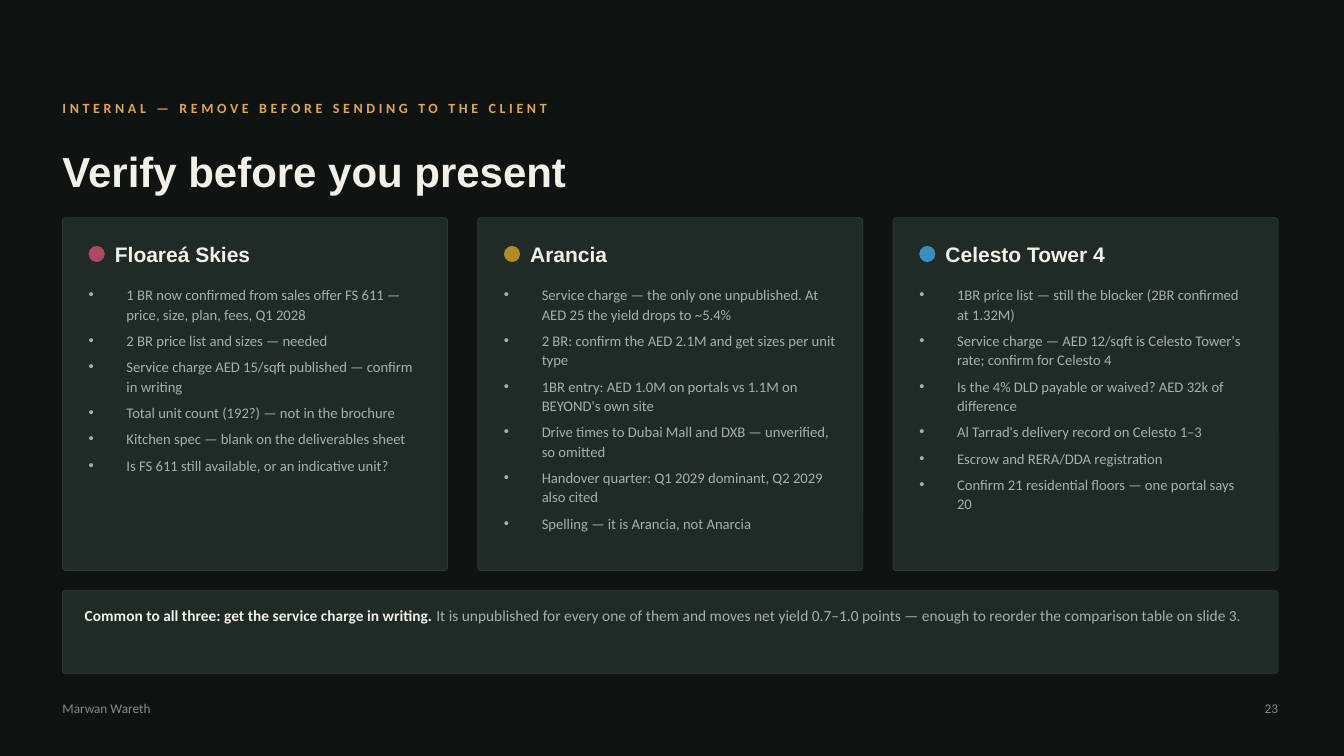
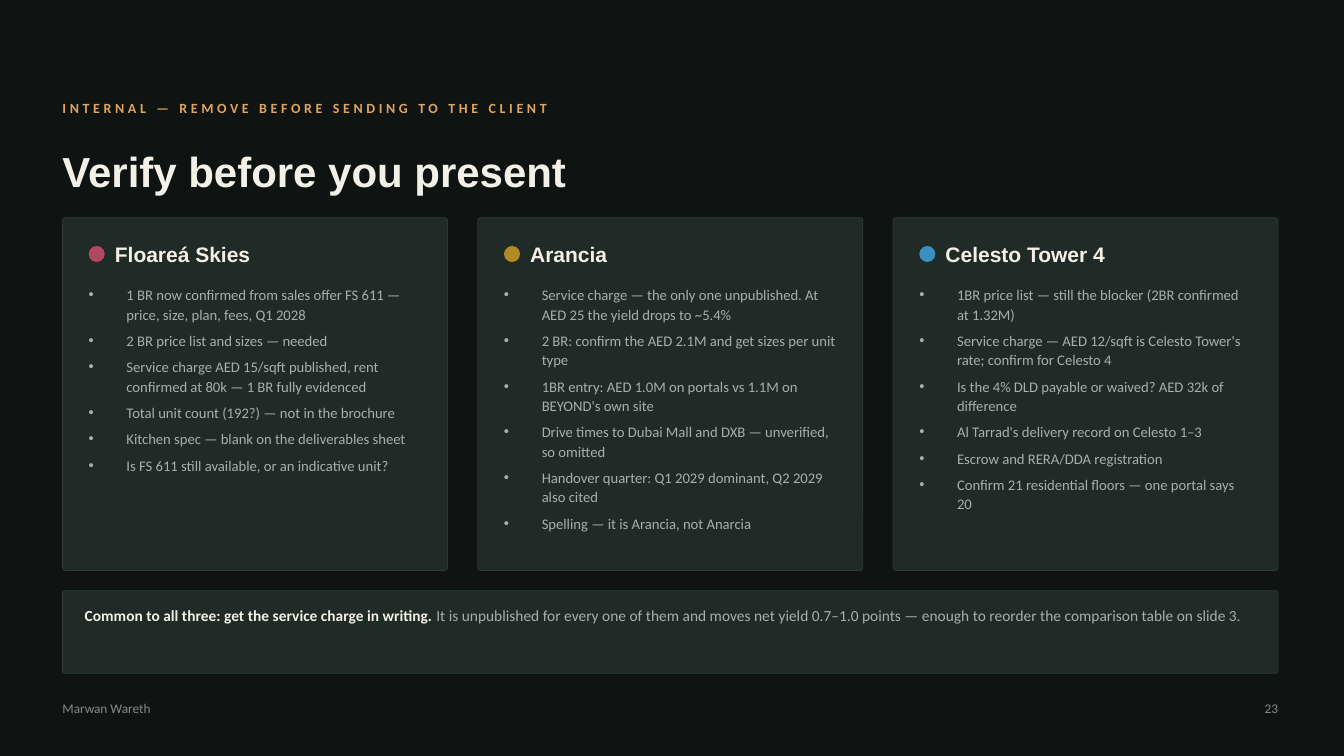
Before and after one commit to MWareth/openai-startup-name-generator, a slide deck: slide 23 of docs/client-deck/Three-Projects-One-Decision.pptx. Drawn at 1344x756 pixels with LibreOffice and Linux fonts; fonts in the diff are those of the drawing. Boxes give left, top, right and bottom in pixels: in the first picture for what was removed or moved away, otherwise in the second. Text is boxed around its words. In the diff, an @@ line names an element or a change of style, - is before the commit and + after.

```diff
--- a/docs/client-deck/Three-Projects-One-Decision.pptx
+++ b/docs/client-deck/Three-Projects-One-Decision.pptx
@@ text at [126,362,379,395]: text changed @@
-• Service charge AED 15/sqft published — confirm in writing
+• Service charge AED 15/sqft published, rent confirmed at 80k — 1 BR fully evidenced
```
Also in this commit, not shown: 1 other slide changed, 3 other files.
